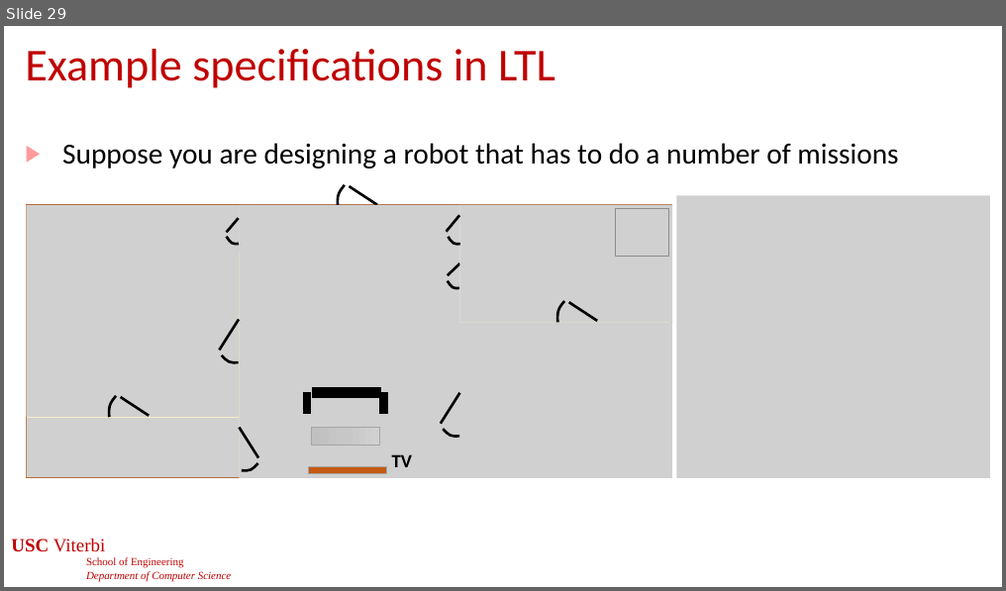
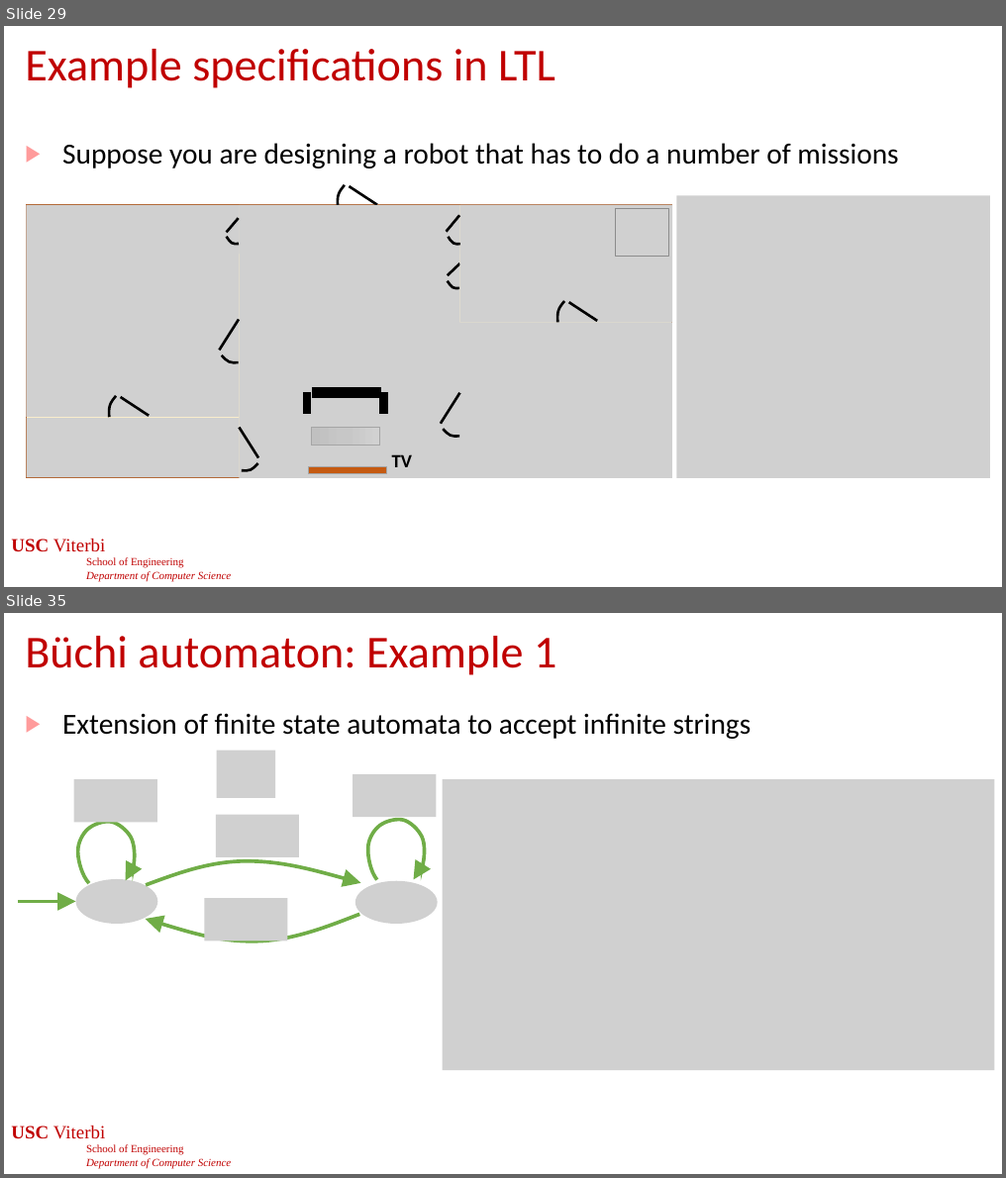
Before and after one commit to jdeshmukh/jdeshmukh.github.io, a slide deck: teaching/cs513slides/lecture6-Requirements and LTL.pptx. Shown one above the other, each under a label of ours: slide 29 before the commit, slides 29 and 35 after it; the slides between them are not shown. The pictures are 1006x591 and 1006x1178 pixels, drawn with LibreOffice and Linux fonts; fonts in the diff are those of the drawing; grey boxes stand for pictures; background and template pictures are left out. Boxes give left, top, right and bottom in pixels: in the first picture for what was removed or moved away, otherwise in the second. Text is boxed around its words. In the diff, an @@ line names an element or a change of style, - is before the commit and + after.

```diff
--- a/teaching/cs513slides/lecture6-Requirements and LTL.pptx
+++ b/teaching/cs513slides/lecture6-Requirements and LTL.pptx
@@ slide 35 added at (4,613,1002,1174), background #FFFFFF; not listed: 1 template element that a slide beside it also shows @@
@@ title added at (25,636,556,675), 44 pt, text #C00000 @@
+Büchi automaton: Example 1
@@ text added at (62,713,751,739), 28 pt, text #000000 @@
+▶ Extension of finite state automata to accept infinite strings
@@ picture added at (352,774,436,817) @@
@@ picture added at (443,779,995,1070) @@
@@ group added at (18,750,437,942): 5 pictures, 4 freeform shapes, 1 arrow @@
@@ picture added at (205,898,288,941) @@
@@ page number added at (391,1134,616,1163), 24 pt, text #FFFFFF @@
+35
```
Also in this commit, not shown: 1 slide changed, 11 other slides added.
